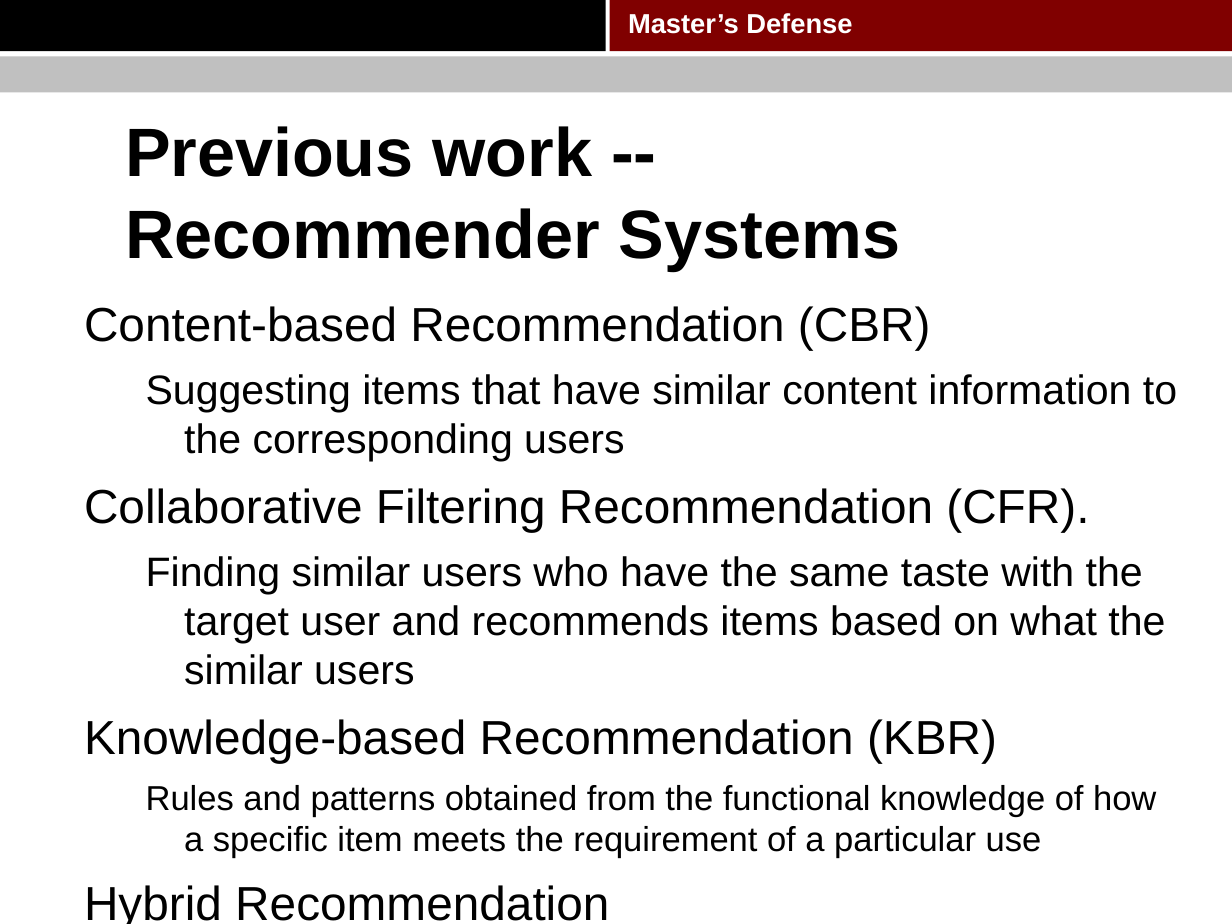
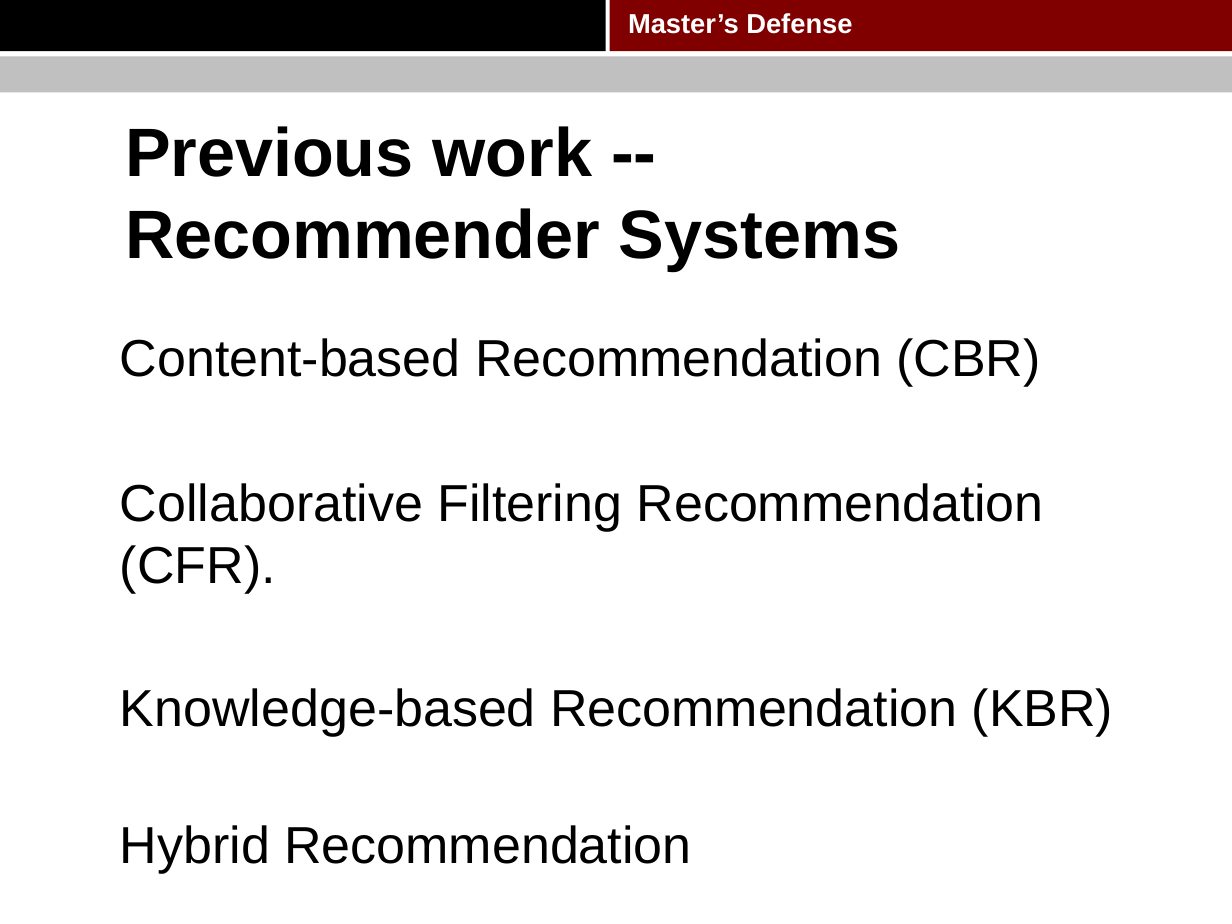
Before and after one commit to pkushiqiang/thesis, a slide deck: slide 8 of media/Master's thesis.pptx. Drawn at 1232x924 pixels with LibreOffice and Linux fonts; fonts in the diff are those of the drawing; background and template pictures are left out. Boxes give left, top, right and bottom in pixels: in the first picture for what was removed or moved away, otherwise in the second. Text is boxed around its words. In the diff, an @@ line names an element or a change of style, - is before the commit and + after.

```diff
--- a/media/Master's thesis.pptx
+++ b/media/Master's thesis.pptx
@@ text "Content-based Recommendation (CBR)": place and size @@
-text "Content-based Recommendation (CBR)" at (84, 306, 1177, 859)
+text "Content-based Recommendation (CBR)" at (120, 338, 1113, 873)
@@ text "Content-based Recommendation (CBR)" at (120, 338, 1113, 873): size 27.9 to 30.4 pt; indent changed @@
@@ text at (146, 374, 1177, 461): paragraph removed @@
-  Suggesting items that have similar content information to the corresponding users
@@ text at (146, 556, 1165, 685): paragraph removed @@
-  Finding similar users who have the same taste with the target user and recommends items based on what the similar users
@@ text at (146, 785, 1156, 859): paragraph removed @@
-  Rules and patterns obtained from the functional knowledge of how a specific item meets the requirement of a particular use
```
Also in this commit, not shown: 38 other slides changed, 6 slides added, 2 slides removed.
